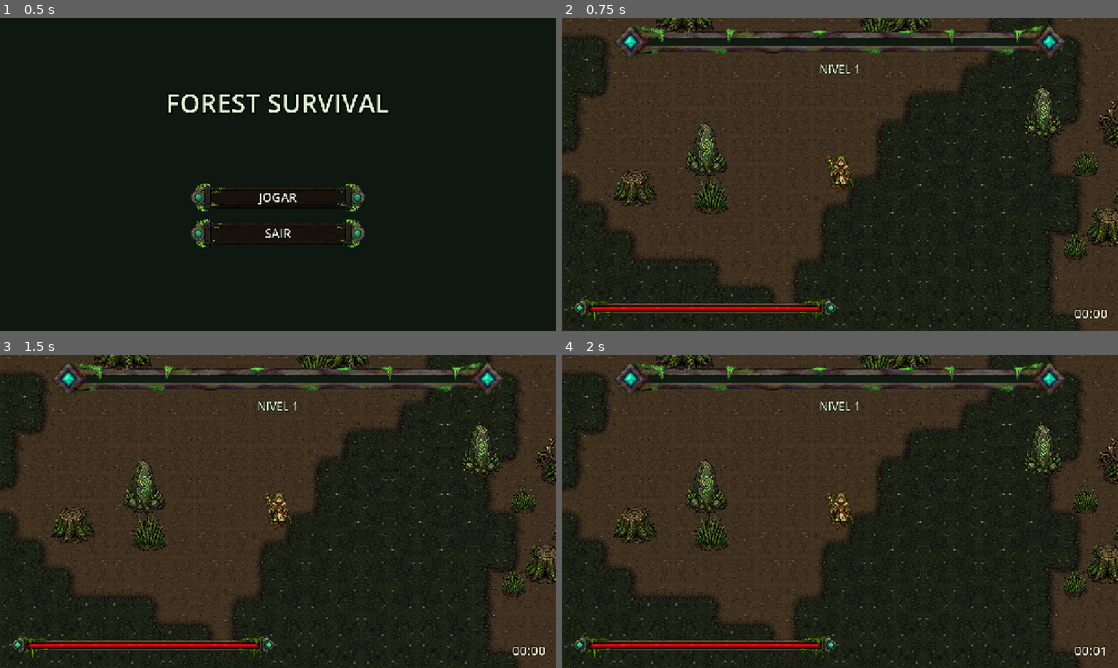
Above: before the commit, frames 1-4 (two rows, left to right).
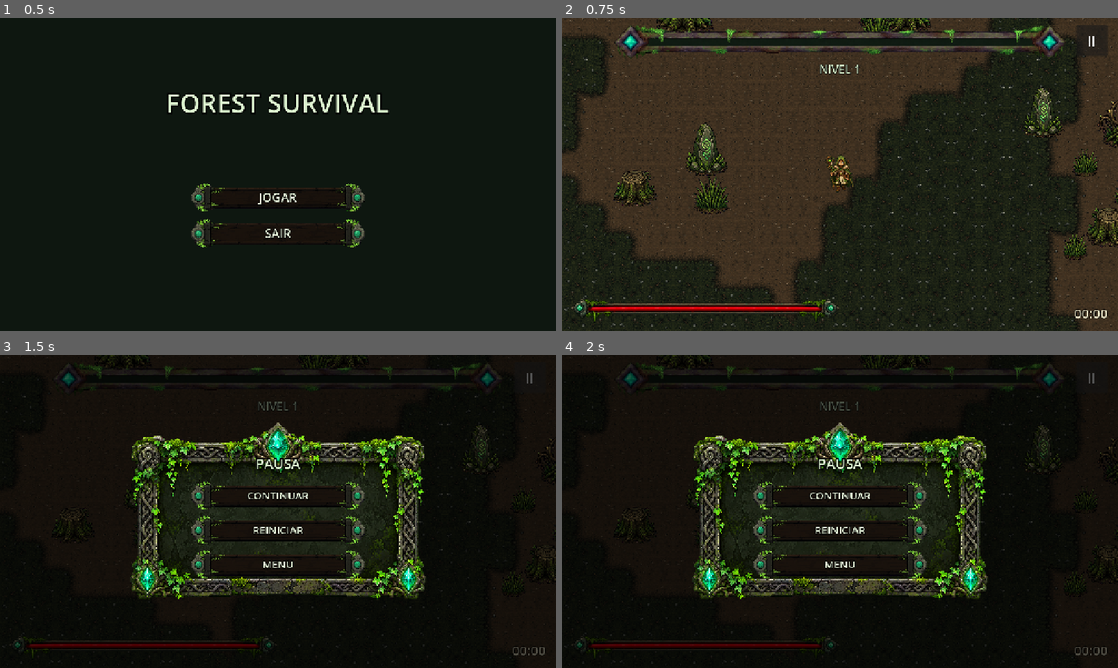
Above: after the commit, the same moments.

Repository: FearDev24/ForestSurvival
Game: Godot game, scene res://scenes/ui/main_menu.tscn
The game is run twice, just before and just after one commit, with the same random seed, the same clock (stepped at 60 frames per second) and the same inputs.
Inputs (mouse positions are in pixels of both pictures, inside the frame that each line leads up to):
- Up to frame 1 (0.5 s): no input
- Up to frame 2 (0.75 s): click "JOGAR" at 0.5 s
- Up to frame 3 (1.5 s): click (528, 376) at 1.25 s, where only the run after the commit has a clickable "II"
- Up to frame 4 (2 s): no input

Frame 1 is identical in both runs. In frame 2, 0.1% of the frame differs, in the area x 92-98%, y 2-12%; in frame 3, 62%; in frame 4, 62%, in the area x 0-100%, y 0-100%.

Commit message:
feat: fase 12, o jogo se joga por toque e exporta para Android
O alvo e Android e o jogo so se jogava com teclado.

Joystick virtual flutuante: nasce sob o polegar na metade esquerda e aperta as
mesmas acoes move_* do teclado, com a forca da distancia do polegar -- o
druida le Input.get_vector() e nao sabe que existe joystick, como o
docs/ANDROID.md previa. Flutuante porque o canto inferior esquerdo e da barra
de vida. Um dedo so.

O joystick solta so o que ele mesmo apertou. A primeira versao soltava as
quatro acoes ao desligar e parava o druida de quem segura uma tecla; a suite
da FASE 1 pegou. Ele tambem solta tudo ao pausar e ao perder o foco -- pausado
nao recebe o toque de soltar, e o druida voltaria da pausa andando sozinho.

Botao de pausa por toque, porque no celular nao ha Esc. O HUD emite
pausa_pedida e o game.gd liga ao GameManager.pausar(), que segue sendo o unico
dono da pausa.

Area segura: cada borda do HUD e empurrada para dentro conforme a ancora. So
em aparelho movel -- no Windows a area segura desconta a barra de tarefas, e o
HUD pularia com a janela fora de tela cheia.

Orientacao paisagem pelo sensor, compressao ETC2/ASTC (a exportacao Android
recusa sem ela) e export_presets.cfg com o preset "Android", arm64: sai um APK
de depuracao de ~38 MB, SDK alvo 36, sem tools/, tests/, _raw/ nem docs/ --
conferido pela lista de arquivos do APK.

tests/test_phase12.gd, provada com quatro erros injetados. Pendentes: nome de
pacote definitivo, icone do app e a medicao no aparelho.

Co-Authored-By: Claude Opus 5 <noreply@anthropic.com>

Diff:
--- a/project.godot
+++ b/project.godot
@@ -21,6 +21,7 @@
 window/size/viewport_height=720
 window/stretch/mode="canvas_items"
 window/stretch/aspect="expand"
+window/handheld/orientation=4
 
 [input]
 
@@ -66,6 +67,7 @@
 
 [rendering]
 
+textures/vram_compression/import_etc2_astc=true
 textures/canvas_textures/default_texture_filter=0
 renderer/rendering_method="mobile"
 environment/defaults/default_clear_color=Color(0.078, 0.129, 0.106, 1)
--- a/scenes/ui/hud.tscn
+++ b/scenes/ui/hud.tscn
@@ -1,15 +1,28 @@
-[gd_scene load_steps=6 format=3 uid="uid://bfshud0forest"]
+[gd_scene load_steps=7 format=3 uid="uid://bfshud0forest"]
 
 [ext_resource type="Script" path="res://scripts/ui/hud.gd" id="1_hud"]
 [ext_resource type="Texture2D" path="res://assets/ui/barra_xp_fundo.png" id="2_xp_fundo"]
 [ext_resource type="Texture2D" path="res://assets/ui/barra_xp_preenchimento.png" id="3_xp_cheio"]
 [ext_resource type="Texture2D" path="res://assets/ui/barra_vida_fundo.png" id="4_vida_fundo"]
 [ext_resource type="Texture2D" path="res://assets/ui/barra_vida_preenchimento.png" id="5_vida_cheio"]
+[ext_resource type="Script" path="res://scripts/ui/joystick_virtual.gd" id="6_joystick"]
 
 [node name="Hud" type="CanvasLayer"]
 editor_description = "Painel da partida. layer 1: acima do mundo e abaixo do LevelUpMenu, que esta em 5. process_mode herdado de proposito, para o cronometro congelar junto com a partida quando a tela de escolha pausa o jogo."
 layer = 1
 script = ExtResource("1_hud")
+
+[node name="Joystick" type="Control" parent="."]
+editor_description = "Joystick virtual flutuante (FASE 12): nasce onde o polegar encosta na metade esquerda da tela e aperta as mesmas acoes move_* do teclado. Cobre a tela inteira mas nao bloqueia clique (mouse_filter IGNORE): le o toque em _input. So liga em tela de toque. Visual PLACEHOLDER em codigo (DEC-013)."
+layout_mode = 3
+anchors_preset = 15
+anchor_right = 1.0
+anchor_bottom = 1.0
+grow_horizontal = 2
+grow_vertical = 2
+visible = false
+mouse_filter = 2
+script = ExtResource("6_joystick")
 
 [node name="BarraXp" type="TextureProgressBar" parent="."]
 editor_description = "As texturas ja vem no tamanho de tela: o TextureProgressBar usa o tamanho da textura como minimo  …(230 unchanged characters)…
@@ -76,3 +89,17 @@
 theme_override_font_sizes/font_size = 30
 text = "00:00"
 horizontal_alignment = 2
+
+[node name="Pausa" type="Button" parent="."]
+editor_description = "Pausa por toque (FASE 12): no celular nao ha tecla Esc. Canto superior direito, que a 1280 de largura nao encosta na barra de XP (ela termina em 1160). O HUD emite pausa_pedida e o game.gd liga ao GameManager.pausar(): quem pausa continua sendo so ele. So aparece em tela de toque. Visual PLACEHOLDER (DEC-013)."
+visible = false
+anchor_left = 1.0
+anchor_right = 1.0
+offset_left = -96.0
+offset_top = 16.0
+offset_right = -24.0
+offset_bottom = 88.0
+grow_horizontal = 0
+focus_mode = 0
+theme_override_font_sizes/font_size = 34
+text = "II"
--- a/scripts/systems/game.gd
+++ b/scripts/systems/game.gd
@@ -51,6 +51,9 @@
 	_upgrade_pool.configure(_stats, _weapons)
 	_level_up_menu.configure(_upgrade_pool, _level)
 	_hud.configure(_player_health, _level)
+	# O botão de pausa por toque (FASE 12) pede, e o manager decide: ele segue
+	# sendo o único que mexe na pausa.
+	_hud.pausa_pedida.connect(_game_manager.pausar)
 	_game_manager.configure(_player, _spawn_manager, _wave_manager, _weapons,
 		_level, _level_up_menu, _enemy_container, _pickup_container)
 	_pause_menu.configure(_game_manager)
--- /dev/null
+++ b/scripts/ui/area_segura.gd
@@ -0,0 +1,67 @@
+class_name AreaSegura
+extends RefCounted
+## Margens da área segura da tela: entalhe da câmera, cantos arredondados, barra
+## de gestos (`docs/ROADMAP.md`, FASE 12).
+##
+## A Godot informa a área segura em pixels de **tela**, e a UI mora em unidades
+## do **viewport** — 1280 x 720 esticado por `canvas_items` (DEC-015).
+## `margens()` faz a conversão; `aplicar()` empurra um controle para dentro
+## conforme a âncora de cada borda dele: a borda presa em cima desce, a presa
+## embaixo sobe, a presa à esquerda anda para a direita. Borda ancorada no meio
+## não muda — o meio da tela nunca cai no entalhe.
+##
+## **Só em aparelho móvel.** No Windows a área segura é a tela menos a barra de
+## tarefas: aplicada no PC, ela empurraria o HUD sempre que a janela não
+## estivesse em tela cheia. Fora do celular as margens são zero.
+
+const _BASE := &"area_segura_base"
+
+
+## Margens em unidades de viewport. Zero fora de aparelho móvel.
+static func margens(viewport: Viewport) -> Dictionary:
+	var zero := {"cima": 0.0, "baixo": 0.0, "esquerda": 0.0, "direita": 0.0}
+	if viewport == null or not OS.has_feature("mobile"):
+		return zero
+	var tela := Vector2(DisplayServer.screen_get_size())
+	var segura := Rect2(DisplayServer.get_display_safe_area())
+	if tela.x <= 0.0 or tela.y <= 0.0 or segura.size.x <= 0.0 or segura.size.y <= 0.0:
+		return zero
+	var visivel := viewport.get_visible_rect().size
+	var escala := Vector2(visivel.x / tela.x, visivel.y / tela.y)
+	return {
+		"cima": maxf(0.0, segura.position.y) * escala.y,
+		"baixo": maxf(0.0, tela.y - segura.end.y) * escala.y,
+		"esquerda": maxf(0.0, segura.position.x) * escala.x,
+		"direita": maxf(0.0, tela.x - segura.end.x) * escala.x,
+	}
+
+
+## Reposiciona o controle dentro das margens.
+##
+## Parte sempre dos offsets originais, guardados na primeira chamada: aplicar
+## de novo — numa rotação de tela, por exemplo — não acumula deslocamento.
+static func aplicar(controle: Control, m: Dictionary) -> void:
+	if controle == null:
+		return
+	if not controle.has_meta(_BASE):
+		controle.set_meta(_BASE, [controle.offset_left, controle.offset_top,
+			controle.offset_right, controle.offset_bottom])
+	var base: Array = controle.get_meta(_BASE)
+	var esquerda := float(m.get("esquerda", 0.0))
+	var direita := float(m.get("direita", 0.0))
+	var cima := float(m.get("cima", 0.0))
+	var baixo := float(m.get("baixo", 0.0))
+	controle.offset_left = float(base[0]) + _empurrao(controle.anchor_left, esquerda, direita)
+	controle.offset_right = float(base[2]) + _empurrao(controle.anchor_right, esquerda, direita)
+	controle.offset_top = float(base[1]) + _empurrao(controle.anchor_top, cima, baixo)
+	controle.offset_bottom = float(base[3]) + _empurrao(controle.anchor_bottom, cima, baixo)
+
+
+## Quanto uma borda anda: para dentro se está presa a uma borda da tela, nada
+## se está ancorada no meio.
+static func _empurrao(ancora: float, margem_inicio: float, margem_fim: float) -> float:
+	if is_zero_approx(ancora):
+		return margem_inicio
+	if is_equal_approx(ancora, 1.0):
+		return -margem_fim
+	return 0.0
--- a/scripts/ui/hud.gd
+++ b/scripts/ui/hud.gd
@@ -13,6 +13,12 @@
 ## valor por `set_time()`. Assim o relógio para sozinho quando a partida pausa,
 ## sem o HUD precisar saber o que é pausa.
 
+## Emitido quando o jogador toca o botão de pausa. O HUD não pausa nada:
+## `game.gd` liga este sinal ao `GameManager.pausar()`, que continua sendo o
+## único dono da pausa (FASE 9). O Esc chega lá por `_unhandled_input`, o toque
+## chega por aqui.
+signal pausa_pedida
+
 ## Formato do relógio quando a partida passa de uma hora. Antes disso, `MM:SS`.
 const _UMA_HORA := 3600.0
 
@@ -27,6 +33,8 @@
 var _barra_xp: TextureProgressBar = null
 var _rotulo_nivel: Label = null
 var _rotulo_tempo: Label = null
+var _joystick: JoystickVirtual = null
+var _pausa: Button = null
 var _resolvido := false
 
 
@@ -42,6 +50,48 @@
 	_barra_xp = get_node_or_null("BarraXp") as TextureProgressBar
 	_rotulo_nivel = get_node_or_null("Nivel") as Label
 	_rotulo_tempo = get_node_or_null("Tempo") as Label
+	_joystick = get_node_or_null("Joystick") as JoystickVirtual
+	_pausa = get_node_or_null("Pausa") as Button
+	if _pausa != null and not _pausa.pressed.is_connected(_on_pausa_tocada):
+		_pausa.pressed.connect(_on_pausa_tocada)
+
+	# Controles de toque só onde há toque. No PC eles não aparecem; com
+	# "emular toque com o mouse" ligado no projeto, aparecem e dá para testar.
+	set_toque(DisplayServer.is_touchscreen_available())
+
+	# A área segura muda quando a tela gira: recalcula a cada mudança de tamanho.
+	if is_inside_tree():
+		var viewport := get_viewport()
+		if viewport != null and not viewport.size_changed.is_connected(_aplicar_area_segura):
+			viewport.size_changed.connect(_aplicar_area_segura)
+		_aplicar_area_segura()
+
+
+## Liga ou desliga os controles de toque: o joystick e o botão de pausa.
+##
+## Resolve os nós antes: chamado de fora antes do `_ready` — como os testes
+## fazem —, os filhos ainda não estariam resolvidos e isto não faria nada.
+func set_toque(ativo: bool) -> void:
+	_resolver()
+	if _joystick != null:
+		_joystick.set_ativo(ativo)
+	if _pausa != null:
+		_pausa.visible = ativo
+
+
+## Afasta o painel do entalhe da câmera e dos cantos arredondados. No PC as
+## margens são zero e nada se mexe (`AreaSegura`).
+func _aplicar_area_segura() -> void:
+	var viewport := get_viewport()
+	if viewport == null:
+		return
+	var margens := AreaSegura.margens(viewport)
+	for controle in [_barra_xp, _rotulo_nivel, _barra_vida, _rotulo_tempo, _pausa]:
+		AreaSegura.aplicar(controle, margens)
+
+
+func _on_pausa_tocada() -> void:
+	pausa_pedida.emit()
 
 
 ## Liga o painel aos componentes da partida.
--- /dev/null
+++ b/scripts/ui/joystick_virtual.gd
@@ -0,0 +1,151 @@
+class_name JoystickVirtual
+extends Control
+## Joystick virtual flutuante (`docs/ROADMAP.md`, FASE 12).
+##
+## Aparece onde o polegar encosta na metade esquerda da tela e aperta as mesmas
+## ações do teclado — `move_left`, `move_right`, `move_up`, `move_down` —, com
+## a força de quanto o polegar se afastou do centro. É o que o `docs/ANDROID.md`
+## pede em "Input abstraction": o druida lê `Input.get_vector()` e não sabe que
+## existe joystick.
+##
+## **Flutuante, e não fixo**: o canto inferior esquerdo, onde um joystick fixo
+## iria, é da barra de vida. Nascendo sob o polegar, ele também não obriga o
+## jogador a achar um ponto exato da tela sem olhar.
+##
+## Um dedo só: o primeiro toque na metade esquerda é o joystick, e os outros
+## dedos ficam livres para os botões.
+##
+## Visual: PLACEHOLDER desenhado em código (DEC-013).
+
+## Distância, em unidades de viewport, em que a força chega ao máximo.
+@export var raio := 90.0
+
+## Fração da largura da tela, a partir da esquerda, onde um toque começa o
+## joystick.
+@export var fracao_da_tela := 0.5
+
+const _COR_BASE := Color(0.85, 1.0, 0.85, 0.14)
+const _COR_BORDA := Color(0.85, 1.0, 0.85, 0.35)
+const _COR_PONTA := Color(0.75, 1.0, 0.75, 0.5)
+
+## Liga e desliga o joystick. Nasce ligado só em tela de toque; os testes e o
+## modo de emular toque com o mouse ligam à mão.
+var ativo := false:
+	set = set_ativo
+
+var _dedo := -1
+var _centro := Vector2.ZERO
+var _ponta := Vector2.ZERO
+## As ações que **este** joystick apertou. Ele solta só estas.
+var _apertadas := {}
+
+
+func _ready() -> void:
+	mouse_filter = Control.MOUSE_FILTER_IGNORE
+	set_ativo(DisplayServer.is_touchscreen_available())
+
+
+func set_ativo(valor: bool) -> void:
+	ativo = valor
+	visible = valor
+	if not valor:
+		soltar()
+
+
+## Direção atual, com comprimento de 0 a 1. Zero sem dedo encostado.
+func get_direcao() -> Vector2:
+	if _dedo < 0:
+		return Vector2.ZERO
+	return ((_ponta - _centro) / maxf(1.0, raio)).limit_length(1.0)
+
+
+func _input(event: InputEvent) -> void:
+	if not ativo:
+		return
+	var toque := event as InputEventScreenTouch
+	if toque != null:
+		if toque.pressed and _dedo < 0 and _na_regiao(toque.position):
+			_dedo = toque.index
+			_centro = toque.position
+			_ponta = toque.position
+			_aplicar()
+			get_viewport().set_input_as_handled()
+		elif not toque.pressed and toque.index == _dedo:
+			soltar()
+			get_viewport().set_input_as_handled()
+		return
+	var arrasto := event as InputEventScreenDrag
+	if arrasto != null and arrasto.index == _dedo:
+		_ponta = arrasto.position
+		_aplicar()
+		get_viewport().set_input_as_handled()
+
+
+func _na_regiao(posicao: Vector2) -> bool:
+	var viewport := get_viewport()
+	if viewport == null:
+		return false
+	return posicao.x < viewport.get_visible_rect().size.x * fracao_da_tela
+
+
+## Solta as ações que o joystick apertou e esquece o dedo.
+##
+## **Só as que ele apertou.** A primeira versão soltava as quatro, e desligar o
+## joystick com uma tecla segurada parava o druida de quem joga no teclado — a
+## suíte da FASE 1 pegou, porque ela empurra o druida segurando a direita.
+##
+## Chamado também quando a partida pausa ou o app perde o foco: pausado, este
+## nó não recebe mais o toque de soltar, e sem isto o druida voltaria da pausa
+## andando sozinho.
+func soltar() -> void:
+	_dedo = -1
+	for acao in _apertadas.keys():
+		Input.action_release(acao)
+	_apertadas.clear()
+	queue_redraw()
+
+
+func _notification(what: int) -> void:
+	match what:
+		NOTIFICATION_PAUSED, NOTIFICATION_APPLICATION_FOCUS_OUT, NOTIFICATION_EXIT_TREE:
+			if _dedo >= 0:
+				soltar()
+
+
+func _aplicar() -> void:
+	var direcao := get_direcao()
+	_eixo(&"move_right", &"move_left", direcao.x)
+	_eixo(&"move_down", &"move_up", direcao.y)
+	queue_redraw()
+
+
+## Aperta o lado do eixo para onde o polegar aponta e solta o oposto. A zona
+## morta é a das próprias ações (0,2 no `project.godot`), a mesma do teclado.
+func _eixo(positivo: StringName, negativo: StringName, valor: float) -> void:
+	if valor > 0.0:
+		_largar(negativo)
+		Input.action_press(positivo, valor)
+		_apertadas[positivo] = true
+	elif valor < 0.0:
+		_largar(positivo)
+		Input.action_press(negativo, -valor)
+		_apertadas[negativo] = true
+	else:
+		_largar(positivo)
+		_largar(negativo)
+
+
+func _largar(acao: StringName) -> void:
+	if _apertadas.has(acao):
+		Input.action_release(acao)
+		_apertadas.erase(acao)
+
+
+func _draw() -> void:
+	if _dedo < 0:
+		return
+	var centro := _centro - global_position
+	var ponta := centro + (_ponta - _centro).limit_length(raio)
+	draw_circle(centro, raio, _COR_BASE)
+	draw_arc(centro, raio, 0.0, TAU, 48, _COR_BORDA, 3.0)
+	draw_circle(ponta, raio * 0.42, _COR_PONTA)
--- /dev/null
+++ b/tests/test_phase12.gd
@@ -0,0 +1,273 @@
+extends SceneTree
+## Verificação da FASE 12 — Mobile.
+##
+## Uso:
+##   godot --headless --path . --script res://tests/test_phase12.gd
+##
+## O que dá para provar sem um celular:
+##
+## - **o joystick move o druida pelas mesmas ações do teclado**, com a força de
+##   quanto o polegar se afastou, e ignora o segundo dedo e o toque na metade
+##   direita da tela;
+## - **o druida não volta da pausa andando sozinho**. Pausado, o joystick não
+##   recebe o toque de soltar; se ele não soltar as ações ao pausar, a partida
+##   volta com o druida correndo para o lado em que o polegar estava;
+## - **o botão de pausa por toque pausa a partida**, e só aparece em tela de
+##   toque;
+## - **a área segura empurra cada borda conforme a âncora**, e reaplicar não
+##   acumula;
+## - **a orientação é paisagem e existe um preset de exportação Android**.
+##
+## O que só o aparelho responde — desempenho, memória, o entalhe de verdade —
+## fica registrado como pendente no HANDOFF.
+##
+## Os toques são entregues direto ao `_input` do joystick. Sem janela, a Godot
+## não garante o caminho do evento pela fila de entrada, e o teste mediria a
+## fila em vez do joystick.
+
+const GAME_SCENE := "res://scenes/game/game.tscn"
+const PRESETS := "res://export_presets.cfg"
+
+var _failures: Array[String] = []
+
+var _game: Node = null
+var _hud: Hud = null
+var _joystick: JoystickVirtual = null
+var _player: Player = null
+var _manager: GameManager = null
+var _stage := 0
+var _frames := 0
+var _posicao := Vector2.ZERO
+
+
+func _initialize() -> void:
+	_check_projeto()
+	_check_area_segura()
+
+	_game = (load(GAME_SCENE) as PackedScene).instantiate()
+	root.add_child(_game)
+	_hud = _game.get_node_or_null("Hud") as Hud
+	_player = _game.get_node_or_null("Player") as Player
+	_manager = _game.get_node_or_null("GameManager") as GameManager
+	_joystick = _hud.get_node_or_null("Joystick") as JoystickVirtual if _hud != null else null
+	if _hud == null or _player == null or _manager == null or _joystick == null:
+		_fail("Partida incompleta para a FASE 12 (Hud, Player, GameManager ou Joystick)")
+		_report()
+		quit(1)
+		return
+
+	# Nada nasce e ninguém atrapalha: só o druida e o joystick.
+	(_game.get_node("SpawnManager") as SpawnManager).enabled = false
+	(_game.get_node("WaveManager") as WaveManager).enabled = false
+	# As conferências do começo esperam o `_ready` da cena: antes dele os nós
+	# ainda estão como saíram do arquivo, e ligar o toque não faria nada.
+	_stage = -1
+	_frames = 3
+
+
+func _physics_process(_delta: float) -> bool:
+	_frames -= 1
+	if _frames > 0:
+		return false
+
+	match _stage:
+		-1:
+			_check_nascimento()
+			_hud.set_toque(true)
+			_proximo(3)
+		0:
+			_posicao = _player.global_position
+			_tocar(0, Vector2(200.0, 500.0), true)
+			_arrastar(0, Vector2(200.0 + _joystick.raio, 500.0))
+			_check_forca("polegar todo para a direita", 1.0, 0.0)
+			# Um segundo dedo não rouba o joystick.
+			_tocar(1, Vector2(1000.0, 300.0), true)
+			_arrastar(1, Vector2(900.0, 200.0))
+			_check_forca("com um segundo dedo na tela", 1.0, 0.0)
+			_tocar(1, Vector2(900.0, 200.0), false)
+			_proximo(30)
+		1:
+			var andou := _player.global_position - _posicao
+			if andou.x < 60.0 or absf(andou.y) > 10.0:
+				_fail("O joystick para a direita deveria mover o druida para a direita; andou %s" % str(andou))
+			# Metade para baixo: força 0,5 no eixo vertical, direita solta.
+			_arrastar(0, Vector2(200.0, 500.0 + _joystick.raio * 0.5))
+			_check_forca("polegar meio para baixo", 0.0, 0.5)
+			_manager.pausar()
+			_proximo(4)
+		2:
+			if not paused:
+				_fail("pausar() não parou a árvore: o resto do teste não provaria nada")
+			for acao in [&"move_left", &"move_right", &"move_up", &"move_down"]:
+				if Input.get_action_strength(acao) > 0.0:
+					_fail("A pausa deixou %s apertado: o druida voltaria andando sozinho" % acao)
+			_manager.retomar()
+			_proximo(4)
+		3:
+			_posicao = _player.global_position
+			_proximo(20)
+		4:
+			var deriva := _player.global_position.distance_to(_posicao)
+			if deriva > 1.0:
+				_fail("Depois da pausa o druida andou %.1f px sozinho" % deriva)
+			# A metade direita da tela não começa o joystick.
+			_tocar(2, Vector2(1000.0, 400.0), true)
+			_arrastar(2, Vector2(1100.0, 400.0))
+			if not _joystick.get_direcao().is_zero_approx() or Input.get_action_strength(&"move_right") > 0.0:
+				_fail("Um toque na metade direita da tela ligou o joystick")
+			_tocar(2, Vector2(1100.0, 400.0), false)
+			# O botão de pausa por toque.
+			var pausa := _hud.get_node_or_null("Pausa") as Button
+			if pausa == null or not pausa.visible:
+				_fail("O botão de pausa por toque não apareceu com o toque ligado")
+			if pausa != null:
+				pausa.pressed.emit()
+			_proximo(4)
+		5:
+			if _manager.estado != GameManager.Estado.PAUSADO:
+				_fail("O botão de pausa por toque não pausou: estado %d" % _manager.estado)
+			paused = false
+			_report()
+			quit(0 if _failures.is_empty() else 1)
+			return true
+	return false
+
+
+func _proximo(frames: int) -> void:
+	_stage += 1
+	_frames = frames
+
+
+## Sem janela não há tela de toque: os controles nascem escondidos.
+##
+## E o joystick solta só o que ele mesmo apertou. A primeira versão soltava as
+## quatro ações ao desligar, e isso parava o druida de quem segura uma tecla —
+## a suíte da FASE 1 pegou antes desta.
+func _check_nascimento() -> void:
+	if _joystick.ativo or _joystick.visible:
+		_fail("O joystick ligou sem tela de toque")
+	var pausa := _hud.get_node_or_null("Pausa") as Button
+	if pausa == null:
+		_fail("HUD sem o botão de pausa por toque")
+	elif pausa.visible:
+		_fail("O botão de pausa por toque apareceu sem tela de toque")
+
+	Input.action_press(&"move_up")
+	_joystick.set_ativo(false)
+	if Input.get_action_strength(&"move_up") < 1.0:
+		_fail("O joystick soltou uma tecla que ele não apertou: o druida pararia no teclado")
+	Input.action_release(&"move_up")
+
+
+# ------------------------------------------------------------------- toque --
+
+
+func _tocar(dedo: int, posicao: Vector2, apertado: bool) -> void:
+	var evento := InputEventScreenTouch.new()
+	evento.index = dedo
+	evento.position = posicao
+	evento.pressed = apertado
+	_joystick._input(evento)
+
+
+func _arrastar(dedo: int, posicao: Vector2) -> void:
+	var evento := InputEventScreenDrag.new()
+	evento.index = dedo
+	evento.position = posicao
+	_joystick._input(evento)
+
+
+func _check_forca(quando: String, direita: float, baixo: float) -> void:
+	var r := Input.get_action_strength(&"move_right")
+	var b := Input.get_action_strength(&"move_down")
+	if absf(r - direita) > 0.05 or absf(b - baixo) > 0.05:
+		_fail("%s: esperava direita %.2f e baixo %.2f, veio %.2f e %.2f" % [quando, direita, baixo, r, b])
+	if Input.get_action_strength(&"move_left") > 0.0 or Input.get_action_strength(&"move_up") > 0.0:
+		_fail("%s: o lado oposto ficou apertado junto" % quando)
+
+
+# ------------------------------------------------------------- área segura --
+
+
+func _check_area_segura() -> void:
+	var m := {"cima": 30.0, "baixo": 20.0, "esquerda": 40.0, "direita": 50.0}
+
+	# No PC as margens são zero: o HUD não pode pular por causa da barra de
+	# tarefas do Windows.
+	var no_pc := AreaSegura.margens(root)
+	for lado in no_pc:
+		if not is_zero_approx(float(no_pc[lado])):
+			_fail("Fora do celular a margem '%s' deveria ser zero, é %.1f" % [lado, float(no_pc[lado])])
+
+	var casos := [
+		# [nome, âncoras (esq, cima, dir, baixo), deslocamento esperado (esq, cima, dir, baixo)]
+		["centro de cima, como a barra de XP", [0.5, 0.0, 0.5, 0.0], [0.0, 30.0, 0.0, 30.0]],
+		["canto de baixo à esquerda, como a vida", [0.0, 1.0, 0.0, 1.0], [40.0, -20.0, 40.0, -20.0]],
+		["canto de baixo à direita, como o tempo", [1.0, 1.0, 1.0, 1.0], [-50.0, -20.0, -50.0, -20.0]],
+		["tela inteira", [0.0, 0.0, 1.0, 1.0], [40.0, 30.0, -50.0, -20.0]],
+	]
+	for caso in casos:
+		var c := Control.new()
+		var a: Array = caso[1]
+		c.anchor_left = a[0]
+		c.anchor_top = a[1]
+		c.anchor_right = a[2]
+		c.anchor_bottom = a[3]
+		c.offset_left = 10.0
+		c.offset_top = 10.0
+		c.offset_right = 110.0
+		c.offset_bottom = 60.0
+		AreaSegura.aplicar(c, m)
+		AreaSegura.aplicar(c, m)  # de novo: não pode acumular
+		var e: Array = caso[2]
+		var veio := [c.offset_left - 10.0, c.offset_top - 10.0, c.offset_right - 110.0, c.offset_bottom - 60.0]
+		for i in 4:
+			if absf(float(veio[i]) - float(e[i])) > 0.01:
+				_fail("Área segura, %s: esperava deslocar %s, deslocou %s" % [caso[0], str(e), str(veio)])
+				break
+		c.free()
+
+
+# ----------------------------------------------------------------- projeto --
+
+
+func _check_projeto() -> void:
+	var orientacao := int(ProjectSettings.get_setting("display/window/handheld/orientation", -1))
+	# Paisagem, paisagem invertida ou paisagem pelo sensor.
+	if not orientacao in [DisplayServer.SCREEN_LANDSCAPE, DisplayServer.SCREEN_REVERSE_LANDSCAPE,
+			DisplayServer.SCREEN_SENSOR_LANDSCAPE]:
+		_fail("A orientação deveria ser paisagem, é %d" % orientacao)
+
+	var presets := ConfigFile.new()
+	if presets.load(PRESETS) != OK:
+		_fail("Sem export_presets.cfg: não há como exportar para Android")
+		return
+	var achou := false
+	for secao in presets.get_sections():
+		if presets.get_value(secao, "platform", "") != "Android":
+			continue
+		achou = true
+		var opcoes := secao + ".options"
+		if not bool(presets.get_value(opcoes, "architectures/arm64-v8a", false)):
+			_fail("O preset Android não exporta arm64-v8a, a arquitetura dos celulares atuais")
+		if str(presets.get_value(opcoes, "package/unique_name", "")).is_empty():
+			_fail("O preset Android não tem nome de pacote")
+		var fora := str(presets.get_value(secao, "exclude_filter", ""))
+		for pasta in ["tools/", "tests/"]:
+			if not fora.contains(pasta):
+				_fail("O preset Android empacota %s, que é ferramenta de desenvolvimento" % pasta)
+	if not achou:
+		_fail("export_presets.cfg sem preset Android")
+
+
+func _fail(message: String) -> void:
+	_failures.append(message)
+
+
+func _report() -> void:
+	if _failures.is_empty():
+		print("FASE 12 OK — joystick nas ações do teclado, pausa por toque, área segura e preset Android.")
+		return
+	printerr("FASE 12 FALHOU:")
+	for failure in _failures:
+		printerr("  - %s" % failure)
Not shown, added: export_presets.cfg
Not shown, added: scripts/ui/area_segura.gd.uid
Not shown, added: scripts/ui/joystick_virtual.gd.uid
Not shown, added: tests/test_phase12.gd.uid
Not shown, changed: docs/CHANGELOG.md
Not shown, changed: docs/HANDOFF.md
Not shown, changed: docs/ROADMAP.md
